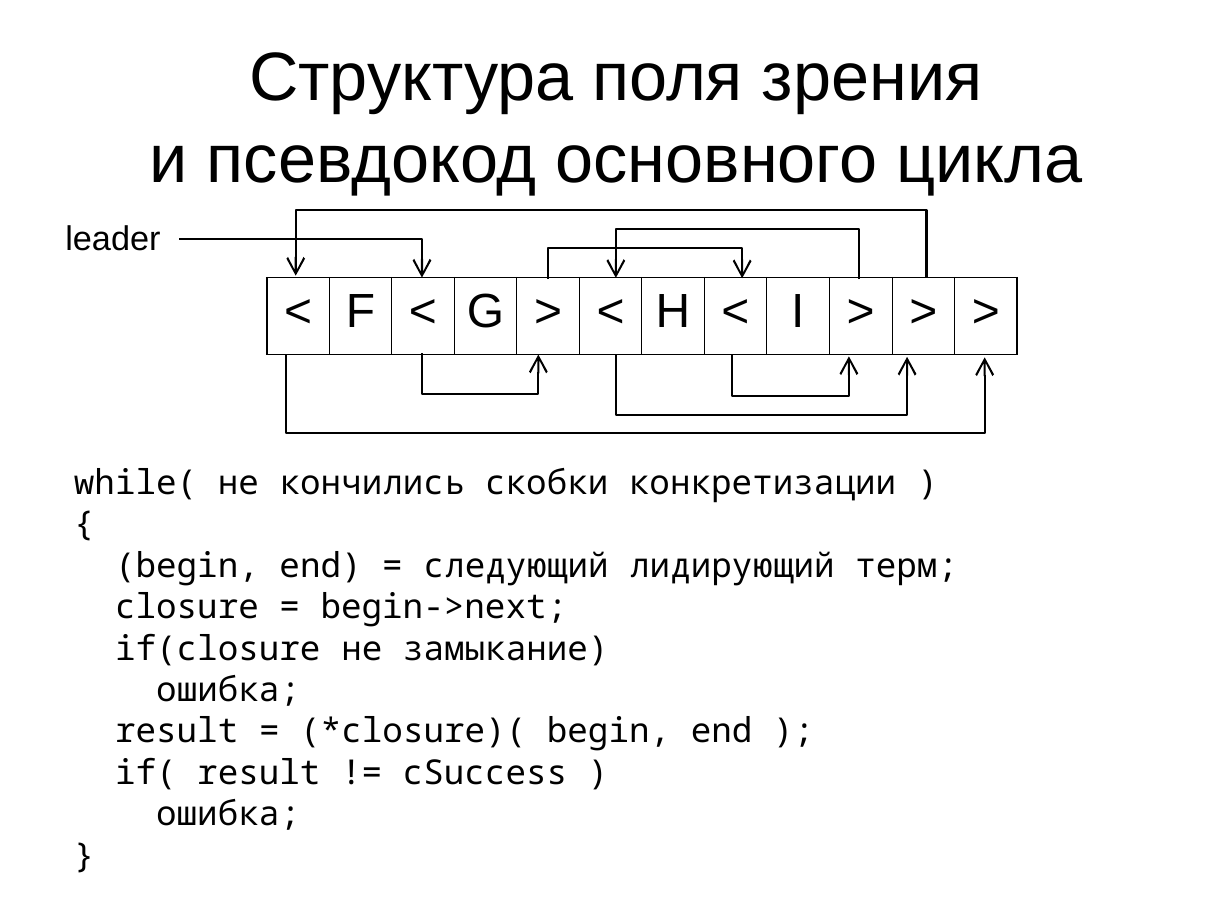
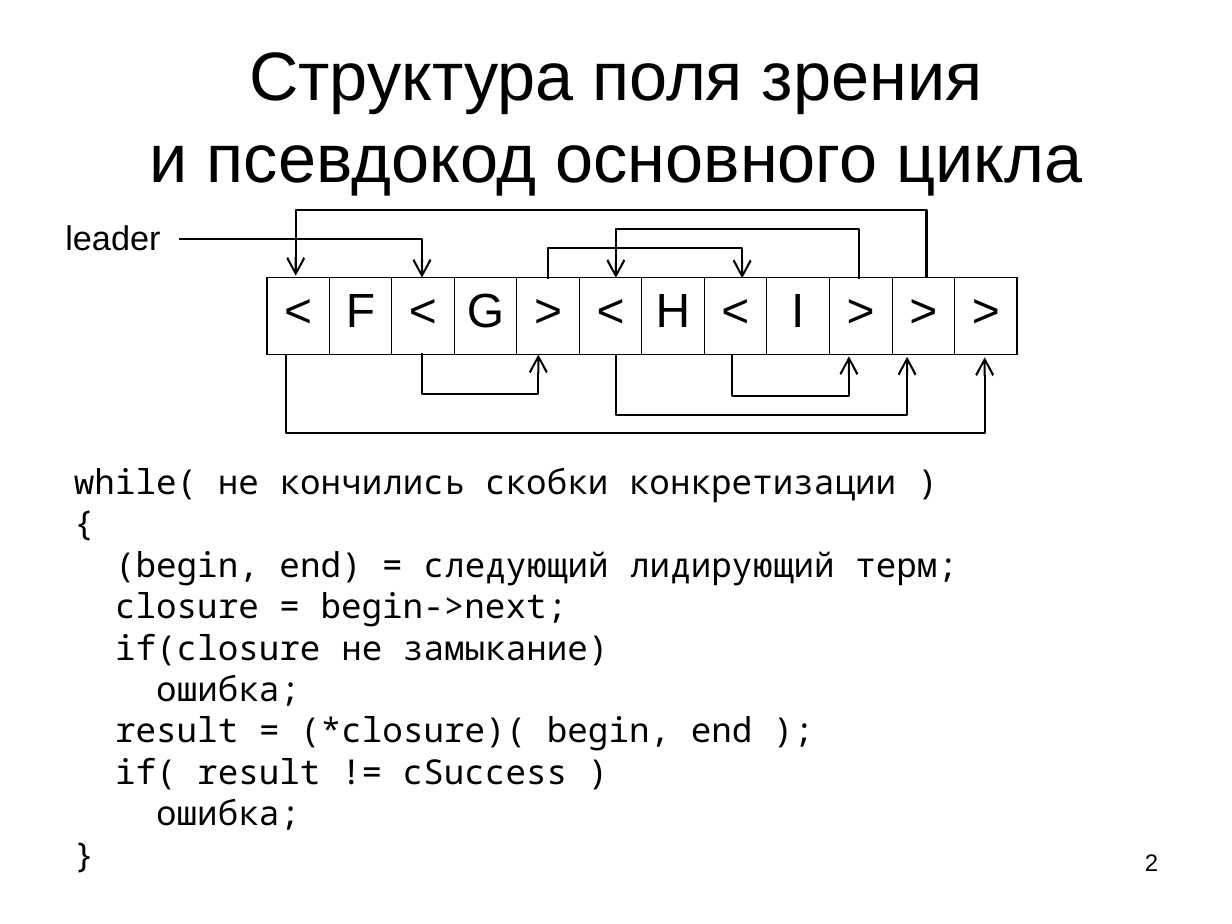
Before and after one commit to bmstu-iu9/refal-5-lambda, a slide deck: slide 2 of doc/Компилятор Простого Рефала.ppt (slide 7 before the commit). Drawn at 1232x924 pixels with LibreOffice and Linux fonts; fonts in the diff are those of the drawing. Boxes give left, top, right and bottom in pixels: in the first picture for what was removed or moved away, otherwise in the second. Text is boxed around its words. In the diff, an @@ line names an element or a change of style, - is before the commit and + after.

```diff
--- a/doc/Компилятор Простого Рефала.ppt
+++ b/doc/Компилятор Простого Рефала.ppt
@@ page number added at (x1=1145, y1=854, x2=1158, y2=871), 14 pt, text #000000 @@
+2
```
Also in this commit, not shown: 9 other slides changed, 9 slides added, 6 other files.
